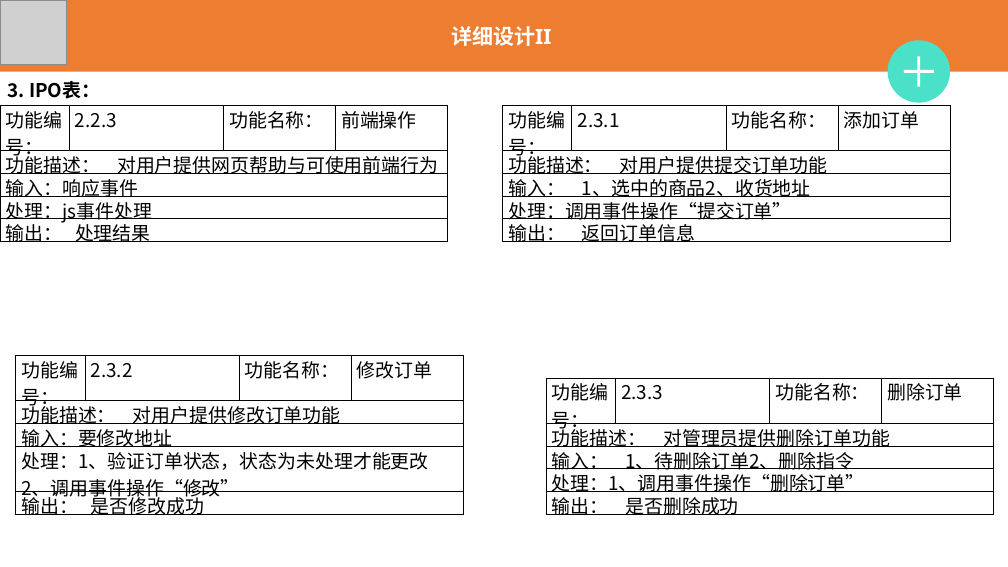
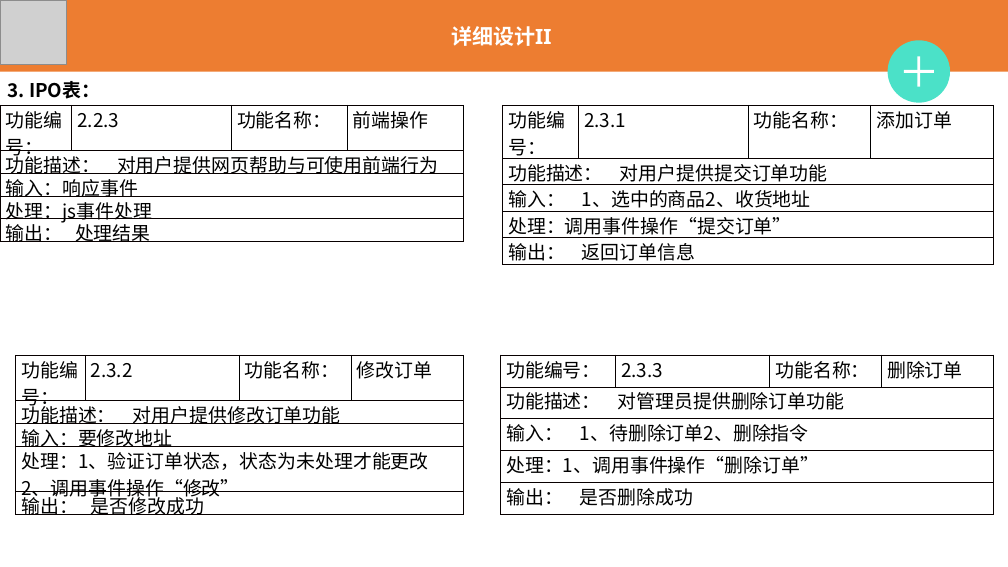
Before and after one commit to HOLMEScdk/SE2017G03, a slide deck: slide 30 of 设计/设计阶段评审PPT.pptx (slide 31 before the commit). Drawn at 1008x567 pixels with LibreOffice and Linux fonts; fonts in the diff are those of the drawing; grey boxes stand for pictures. Boxes give left, top, right and bottom in pixels: in the first picture for what was removed or moved away, otherwise in the second. Text is boxed around its words. In the diff, an @@ line names an element or a change of style, - is before the commit and + after.

```diff
--- a/设计/设计阶段评审PPT.pptx
+++ b/设计/设计阶段评审PPT.pptx
@@ table: place and size @@
-table at (0, 105, 448, 246)
+table at (0, 105, 463, 264)
@@ table: place and size @@
-table at (503, 105, 951, 246)
+table at (503, 105, 994, 383)
@@ table: place and size @@
-table at (546, 378, 994, 519)
+table at (501, 355, 994, 514)
```
Also in this commit, not shown: 5 other slides changed, 1 slide removed, 2 other files.
